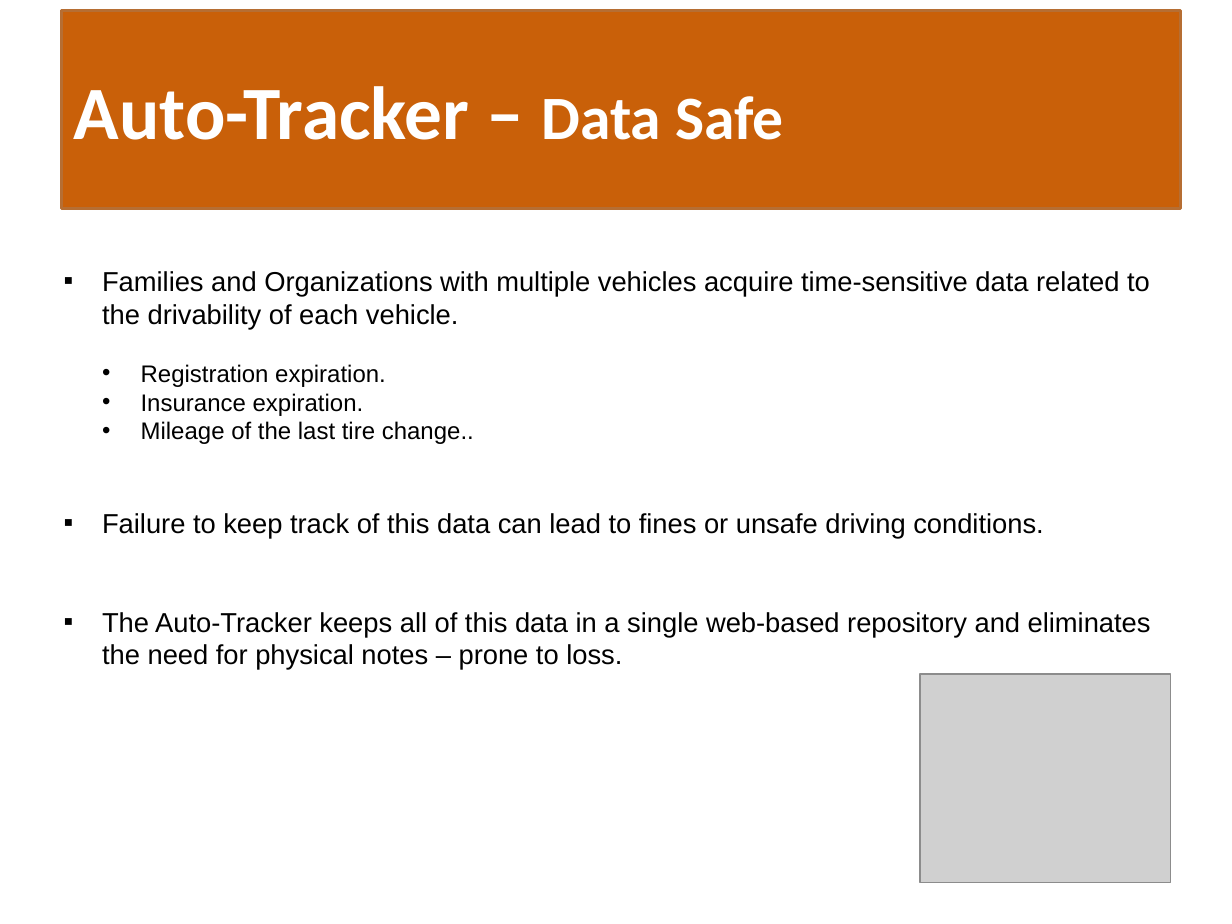
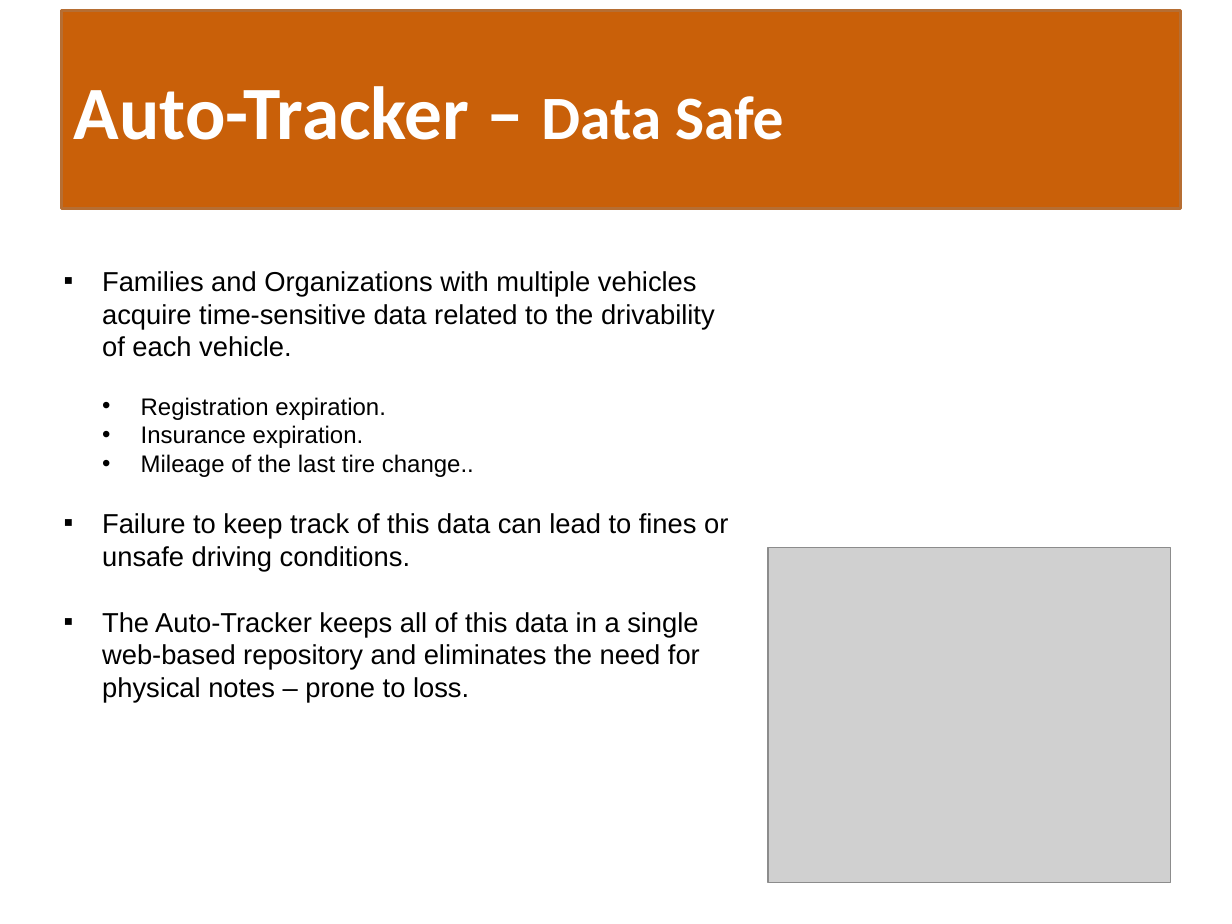
Before and after one commit to p2T3/auto-tracker, a slide deck: slide 2 of public/assets/Auto-Tracker-Presentation.pptx. Drawn at 1232x924 pixels with LibreOffice and Linux fonts; fonts in the diff are those of the drawing; grey boxes stand for pictures. Boxes give left, top, right and bottom in pixels: in the first picture for what was removed or moved away, otherwise in the second. Text is boxed around its words. In the diff, an @@ line names an element or a change of style, - is before the commit and + after.

```diff
--- a/public/assets/Auto-Tracker-Presentation.pptx
+++ b/public/assets/Auto-Tracker-Presentation.pptx
@@ text at box(102, 513, 728, 572): line spacing 2 to 1 @@
@@ picture: place and size @@
-picture at box(920, 674, 1170, 882)
+picture at box(768, 547, 1170, 882)
```
Also in this commit, not shown: 1 other slide changed, 1 other file.
